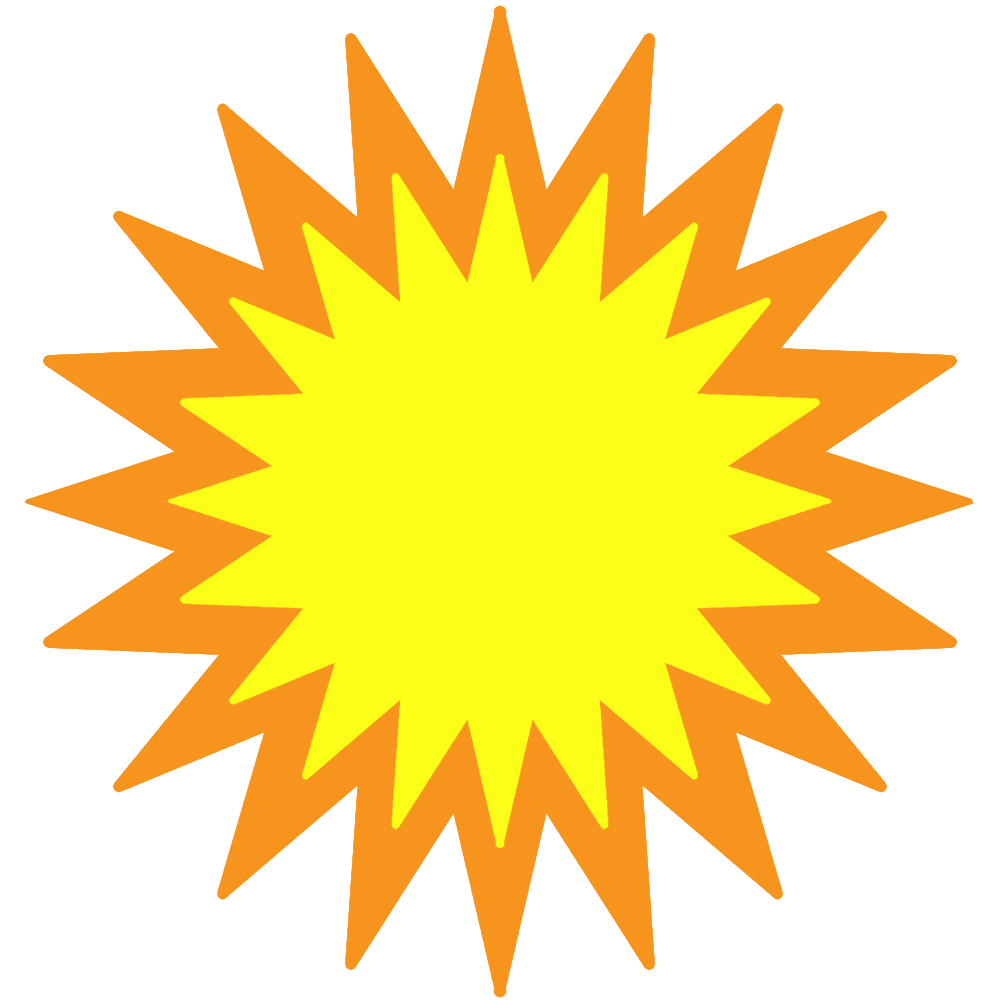
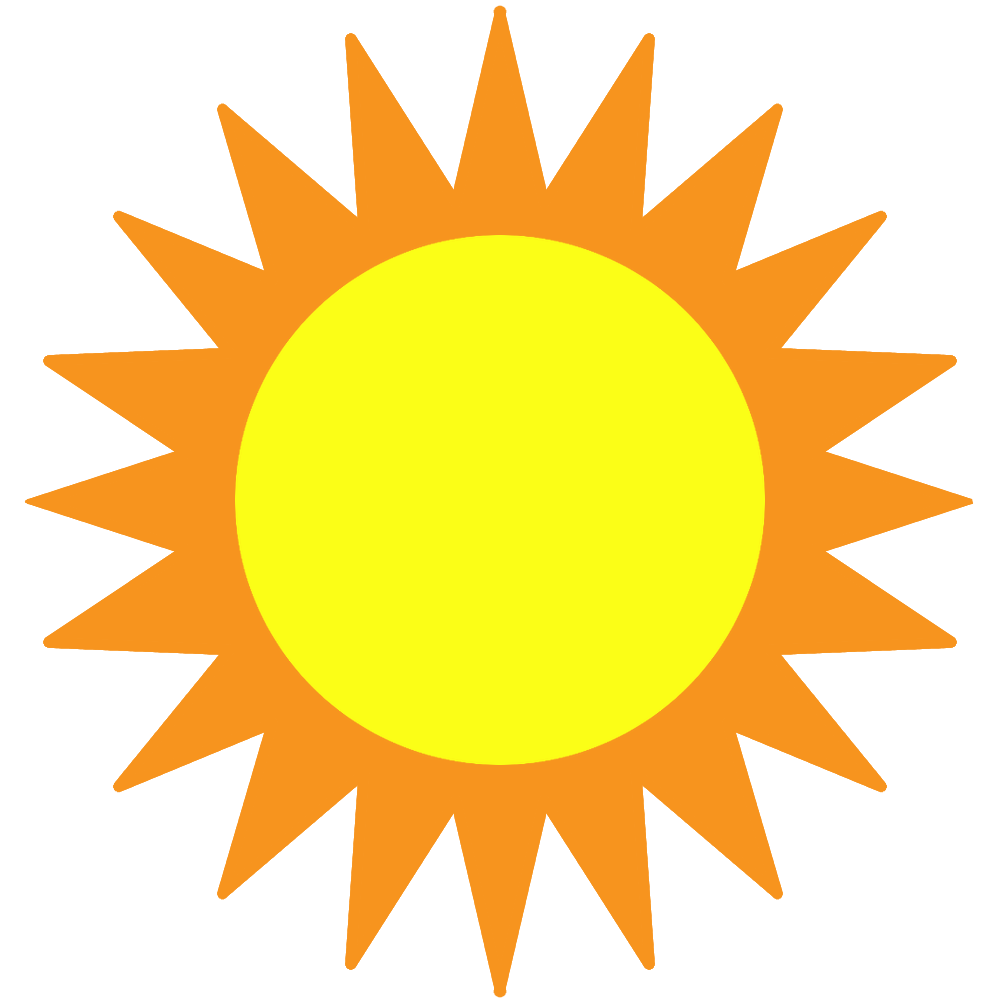
Layers edited between the first and the second w=1000, h=1000 image:
renamed "Yellow" to "yellow", painted on it over box(167, 153, 832, 849)
